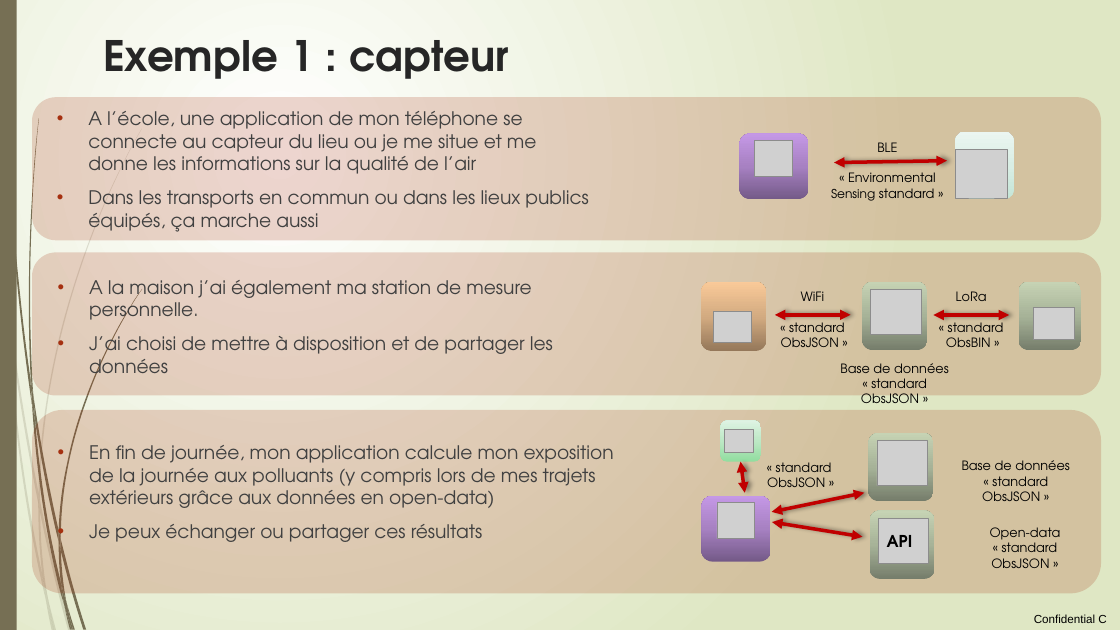
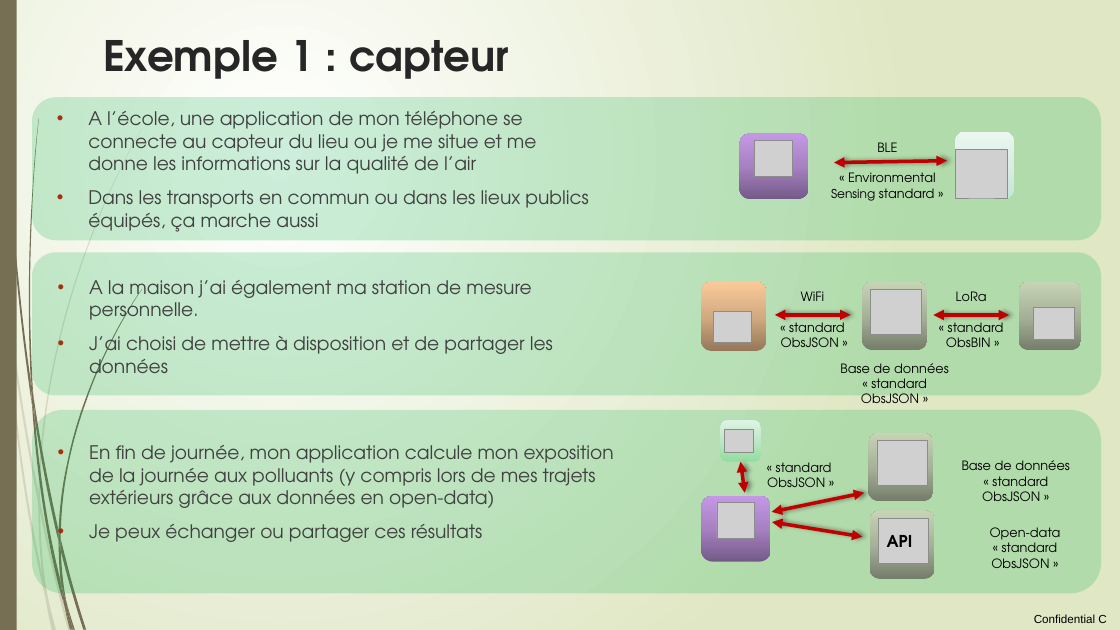
Before and after one commit to loco-philippe/Environmental-Sensing, a slide deck: slide 9 of documentation/initiative citoyenne.pptx. Drawn at 1120x630 pixels with LibreOffice and Linux fonts; fonts in the diff are those of the drawing; grey boxes stand for pictures; background and template pictures are left out. Boxes give left, top, right and bottom in pixels: in the first picture for what was removed or moved away, otherwise in the second. Text is boxed around its words. In the diff, an @@ line names an element or a change of style, - is before the commit and + after.

```diff
--- a/documentation/initiative citoyenne.pptx
+++ b/documentation/initiative citoyenne.pptx
@@ fill #A53010 at 20% opacity to #00AD48 at 20% opacity in 3 elements at box(32, 410, 1102, 593), box(32, 252, 1102, 395), box(32, 97, 1102, 240) @@
```
Also in this commit, not shown: 1 other slide changed.
